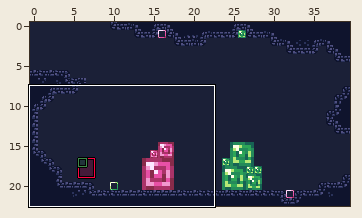
Two states of a LDtk project, assets/levels/lightborne.ldtk. Above, an overview of the earlier version with the close-up marked.
Close-up. Earlier state:
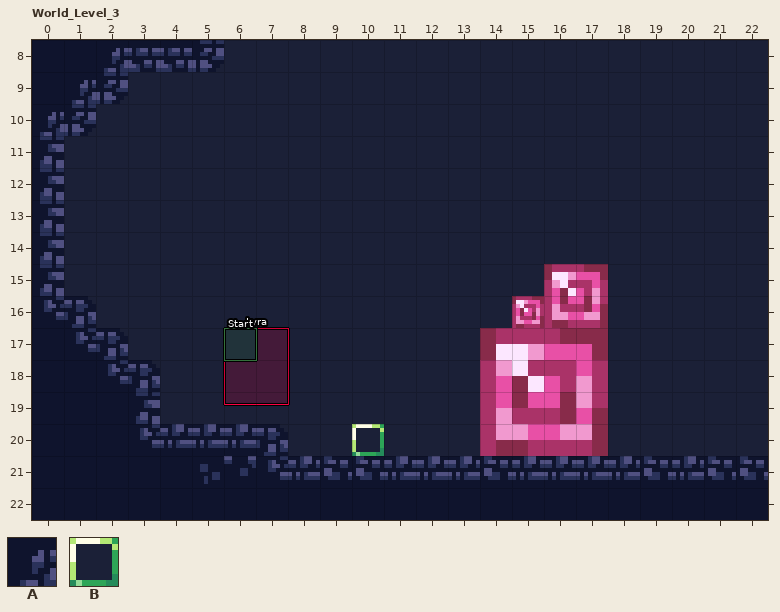
Cells are 8x8 px. Shown: World_Level_3 x 0..22, y 8..22.
Key: from "Terrain": A 1 "walls", B 2 "spikes".
_ is an empty cell.
Layer "Terrain" before, first column x 0:
 8 AAAAAA_________________
 9 AAA____________________
10 AA_____________________
11 A______________________
12 A______________________
13 A______________________
14 A______________________
15 A______________________
16 AA_____________________
17 AAA____________________
18 AAAA___________________
19 AAAA___________________
20 AAAAAAAA__B____________
21 AAAAAAAAAAAAAAAAAAAAAAA
22 AAAAAAAAAAAAAAAAAAAAAAA
The result:
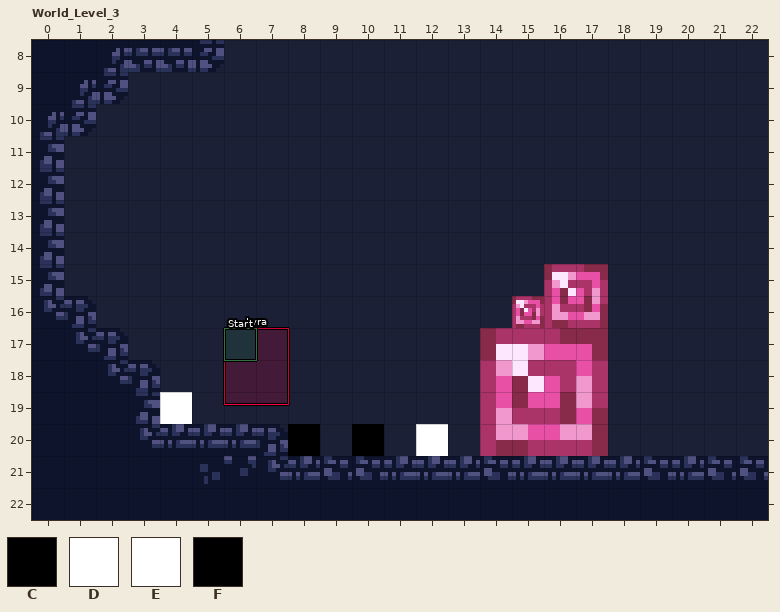
Further tiles: from "CrystalState": C 1 "active", D 2 "inactive"; from "Terrain": E 3 "green", F 4 "pink".
Tiles of an added or newly shown layer are drawn over the layers below it.
Difference:
Changed rows in their new state; . is an unchanged cell.
Layer "Terrain":
first column x 4:
19 E........
20 ....E.F.F
Layer "CrystalState" (added):
first column x 4:
19 D........
20 ....C.C.D
